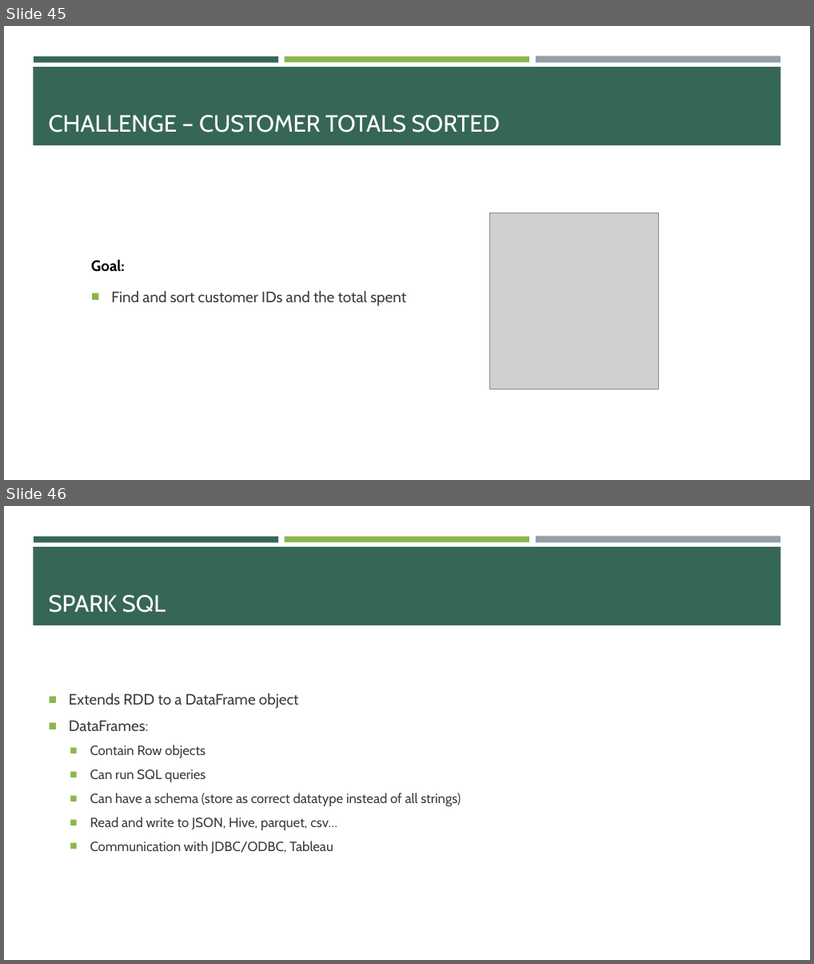
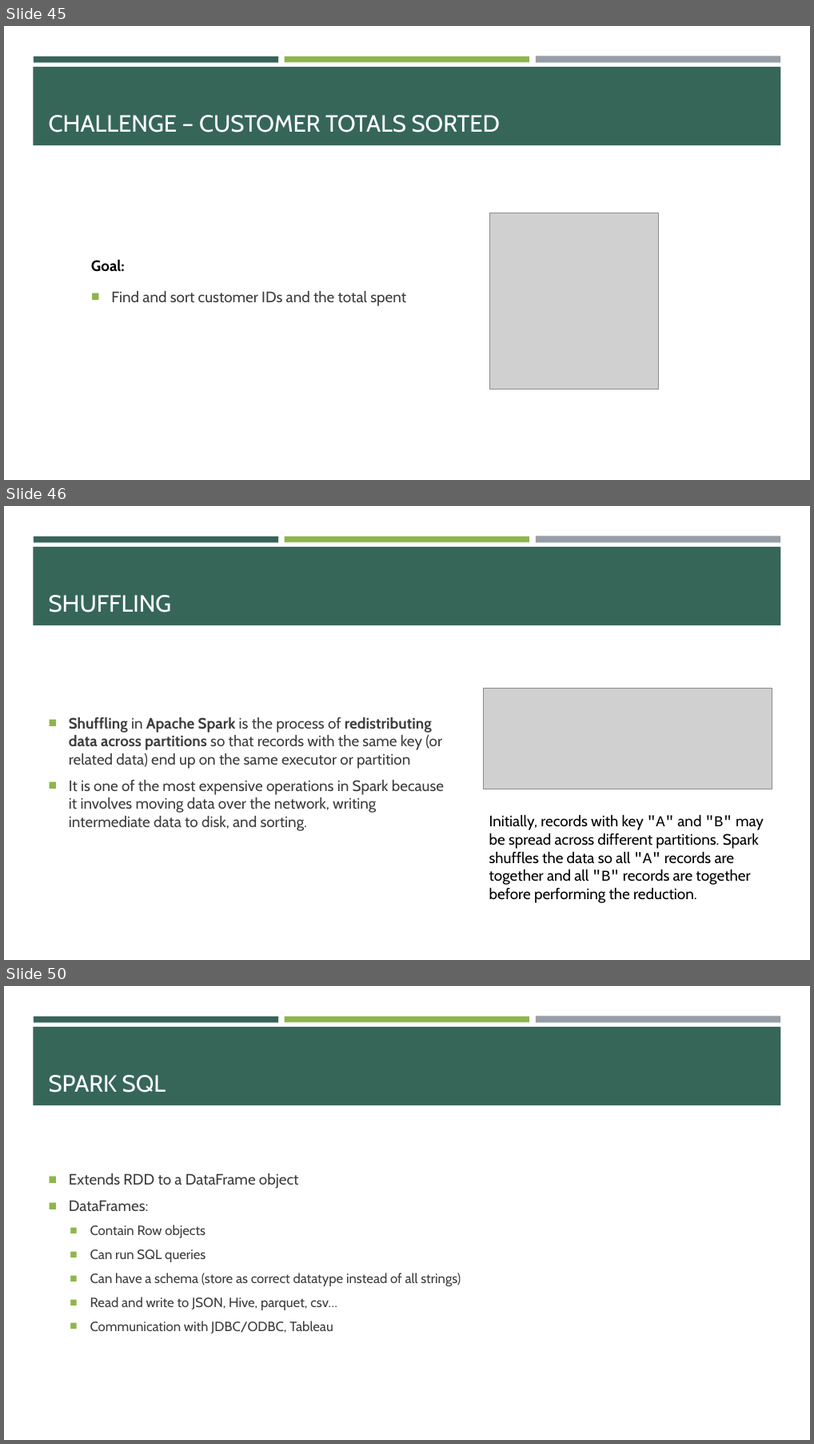
Before and after one commit to e-m-wilson/data_engineering, a slide deck: spark/Spark.pptx. Shown one above the other, each under a label of ours: slides 45 and 46 before the commit, slides 45, 46 and 50 after it; the slides between them are not shown. The pictures are 814x964 and 814x1444 pixels, drawn with LibreOffice and Linux fonts; fonts in the diff are those of the drawing; grey boxes stand for pictures. Boxes give left, top, right and bottom in pixels: in the first picture for what was removed or moved away, otherwise in the second. Text is boxed around its words. In the diff, an @@ line names an element or a change of style, - is before the commit and + after.

Commit message:
update

```diff
--- a/spark/Spark.pptx
+++ b/spark/Spark.pptx
@@ slide 46 added at [4, 506, 810, 960], background #FFFFFF; not listed: 4 template elements that a slide beside it also shows @@
@@ title added at [49, 595, 172, 612], 28 pt, text #FFFFFF @@
+SHUFFLING
@@ picture added at [484, 688, 772, 789] @@
@@ text added at [69, 717, 444, 831], 18 pt, text #3D3D3D @@
+■ Shuffling in Apache Spark is the process of redistributing data across partitions so that records with the same key (or related data) end up on the same executor or partition
+■ It is one of the most expensive operations in Spark because it involves moving data over the network, writing intermediate data to disk, and sorting.
@@ text added at [490, 814, 764, 903], 18 pt, text #000000 @@
+Initially, records with key "A" and "B" may be spread across different partitions. Spark shuffles the data so all "A" records are together and all "B" records are together before performing the reduction.
@@ what was slide 46 is now slide 50 @@
```
Also in this commit, not shown: 3 other slides added.
